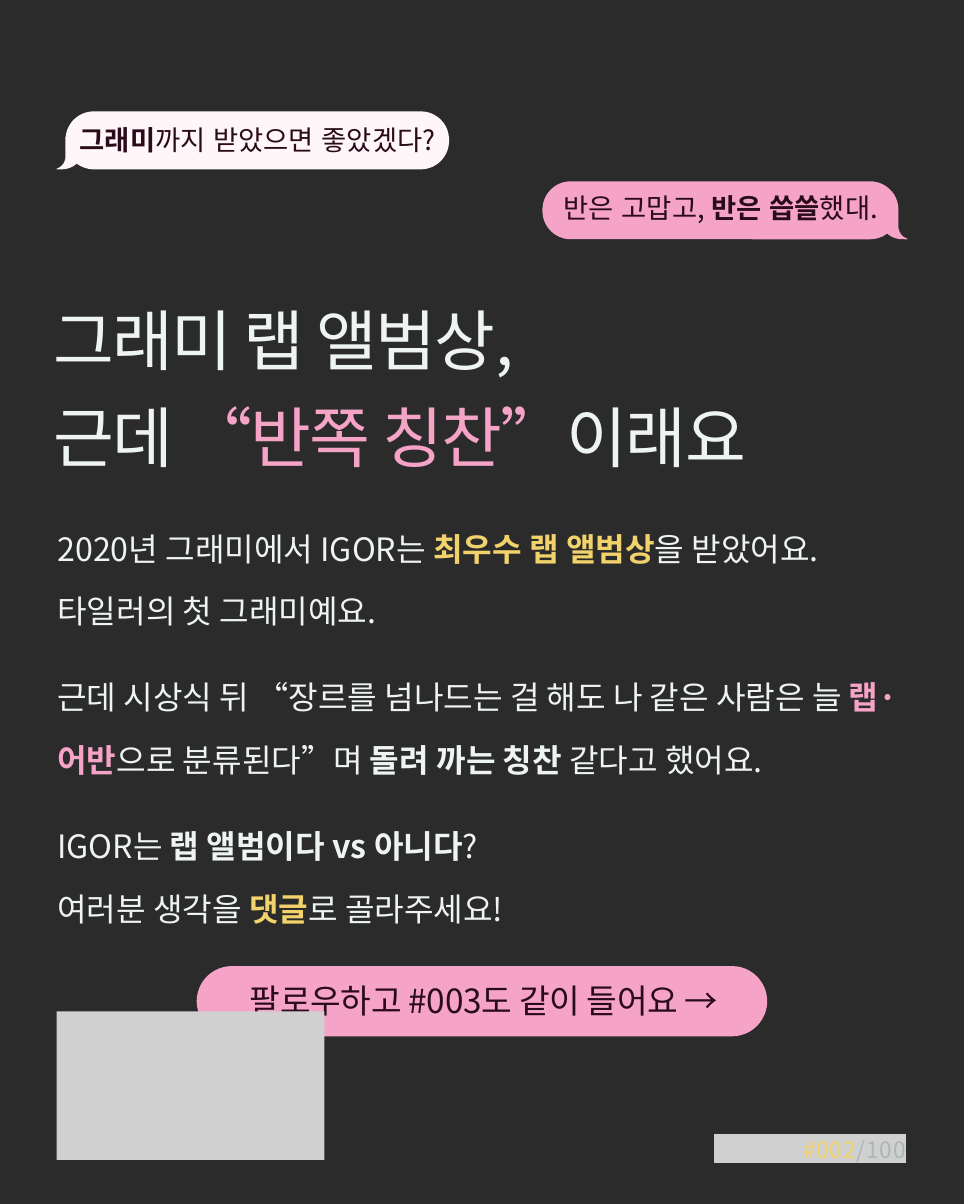
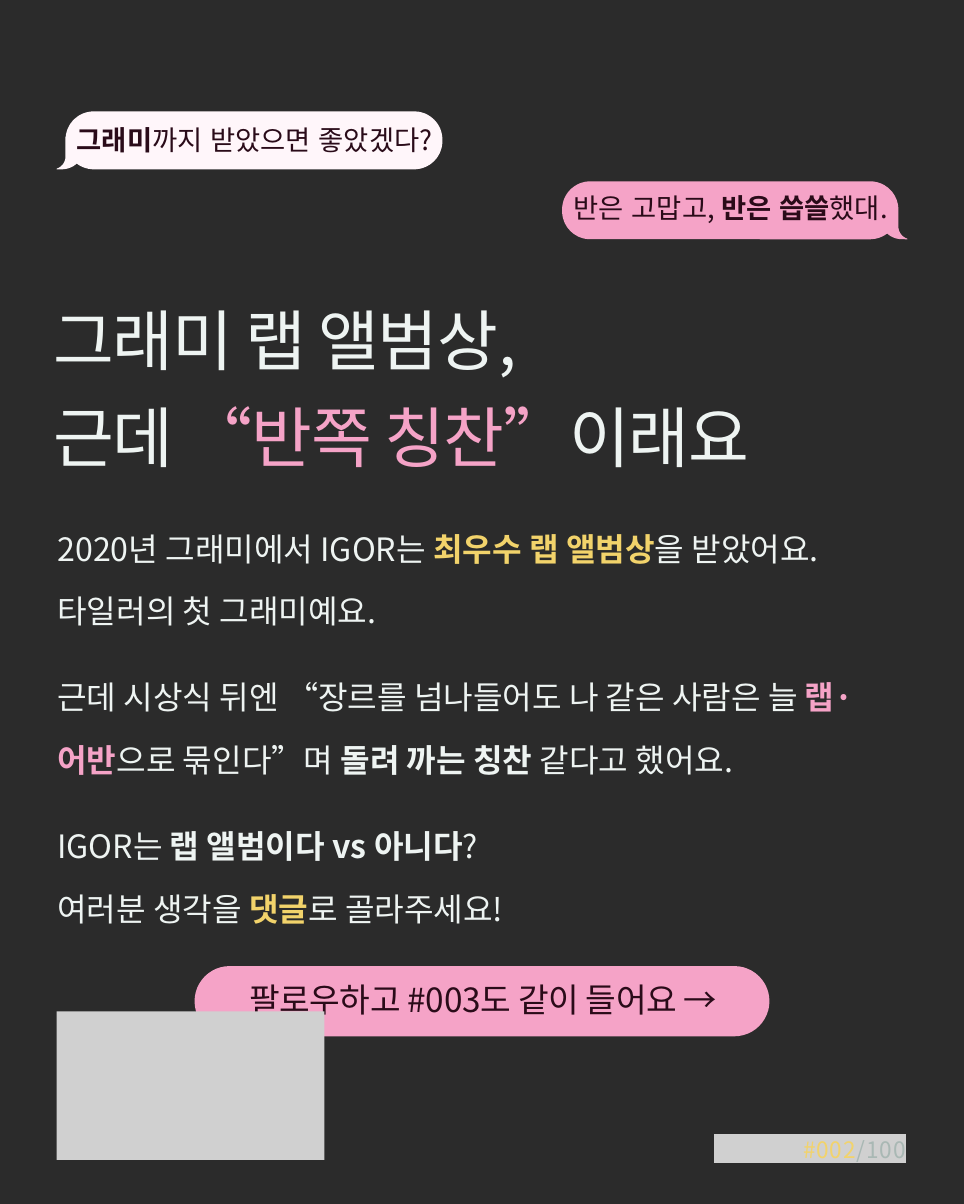
Before and after one commit to yeezyismygoat-pixel/ClaudeRep, a slide deck: slide 8 of IGOR_명반002_초안.pptx. Drawn at 964x1204 pixels with LibreOffice and Linux fonts; fonts in the diff are those of the drawing; grey boxes stand for pictures; background and template pictures are left out; a plain dark background stands for a picture behind light text. Boxes give left, top, right and bottom in pixels: in the first picture for what was removed or moved away, otherwise in the second. Text is boxed around its words. In the diff, an @@ line names an element or a change of style, - is before the commit and + after.

```diff
--- a/IGOR_명반002_초안.pptx
+++ b/IGOR_명반002_초안.pptx
@@ freeform shape "그래미까지 받았으면 좋았겠다?": place and size @@
-freeform shape "그래미까지 받았으면 좋았겠다?" at (57,111,449,170)
+freeform shape "그래미까지 받았으면 좋았겠다?" at (57,111,442,170)
@@ freeform shape "반은 고맙고, 반은 씁쓸했대.": place and size @@
-freeform shape "반은 고맙고, 반은 씁쓸했대." at (542,182,907,240)
+freeform shape "반은 고맙고, 반은 씁쓸했대." at (562,182,907,240)
@@ text "그래미 랩 앨범상," at (53,310,749,468): letter spacing -1.4 to -1.1 pt @@
@@ text at (57,682,854,775): text changed @@
-근데 시상식 뒤 “장르를 넘나드는 걸 해도 나 같은 사람은 늘 랩·어반으로 분류된다”며 돌려 까는 칭찬 같다고 했어요.
+근데 시상식 뒤엔 “장르를 넘나들어도 나 같은 사람은 늘 랩·어반으로 묶인다”며 돌려 까는 칭찬 같다고 했어요.
```
Also in this commit, not shown: 7 other slides changed, 1 other file.
